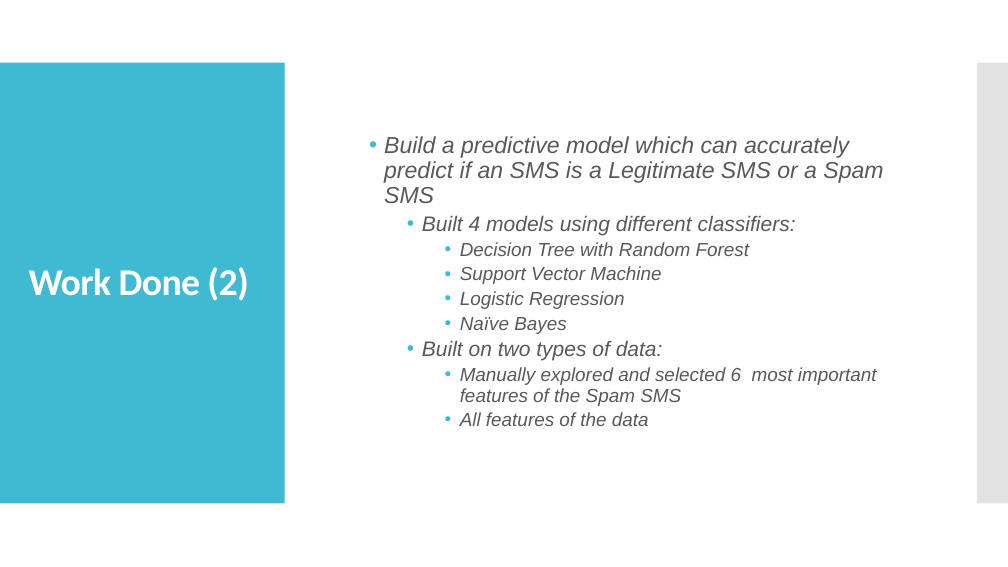
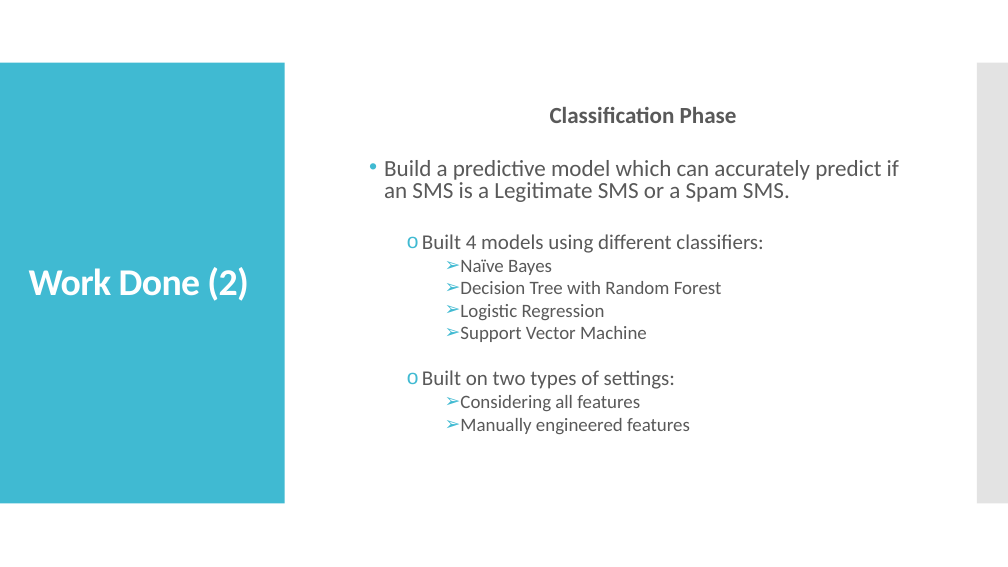
Before and after one commit to HarshitaJain0905/SMS_Spam_701, a slide deck: slide 16 of IFN701 PPT Week12.pptx (slide 18 before the commit). Drawn at 1008x567 pixels with LibreOffice and Linux fonts; fonts in the diff are those of the drawing. Boxes give left, top, right and bottom in pixels: in the first picture for what was removed or moved away, otherwise in the second. Text is boxed around its words. In the diff, an @@ line names an element or a change of style, - is before the commit and + after.

```diff
--- a/IFN701 PPT Week12.pptx
+++ b/IFN701 PPT Week12.pptx
@@ text at [384,107,899,202]: text changed; font Arial to Calibri; italic off @@
-  • Build a predictive model which can accurately predict if an SMS is a Legitimate SMS or a Spam SMS
+  Classification Phase
+  • Build a predictive model which can accurately predict if an SMS is a Legitimate SMS or a Spam SMS.
@@ text at [422,234,763,342]: font Arial to Calibri, italic off in "Built 4 models using different classifiers:", "Decision Tree with Random Forest", "Support Vector Machine"; bullet • to o; line spacing 0.9 to 0.8; bullet • to ➢ @@
@@ text at [460,259,552,275]: paragraph added @@
+      ➢ Naïve Bayes
@@ text at [460,304,605,320]: paragraph added @@
+      ➢ Logistic Regression
@@ text at [422,370,690,434]: text changed; font Arial to Calibri; italic off @@
-      • Logistic Regression
-      • Naïve Bayes
-    • Built on two types of data:
-      • Manually explored and selected 6 most important features of the Spam SMS
-      • All features of the data
+    o Built on two types of settings:
+      ➢ Considering all features
+      ➢ Manually engineered features
```
Also in this commit, not shown: 14 other slides changed, 2 slides added, 4 slides removed.
